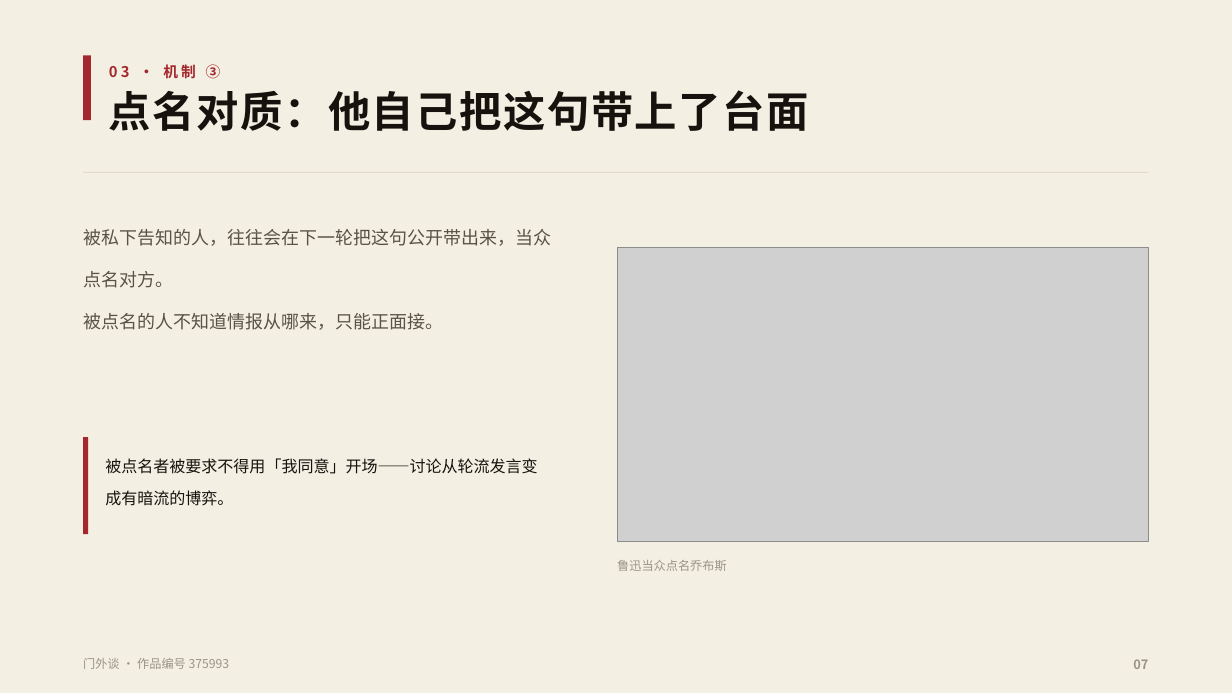
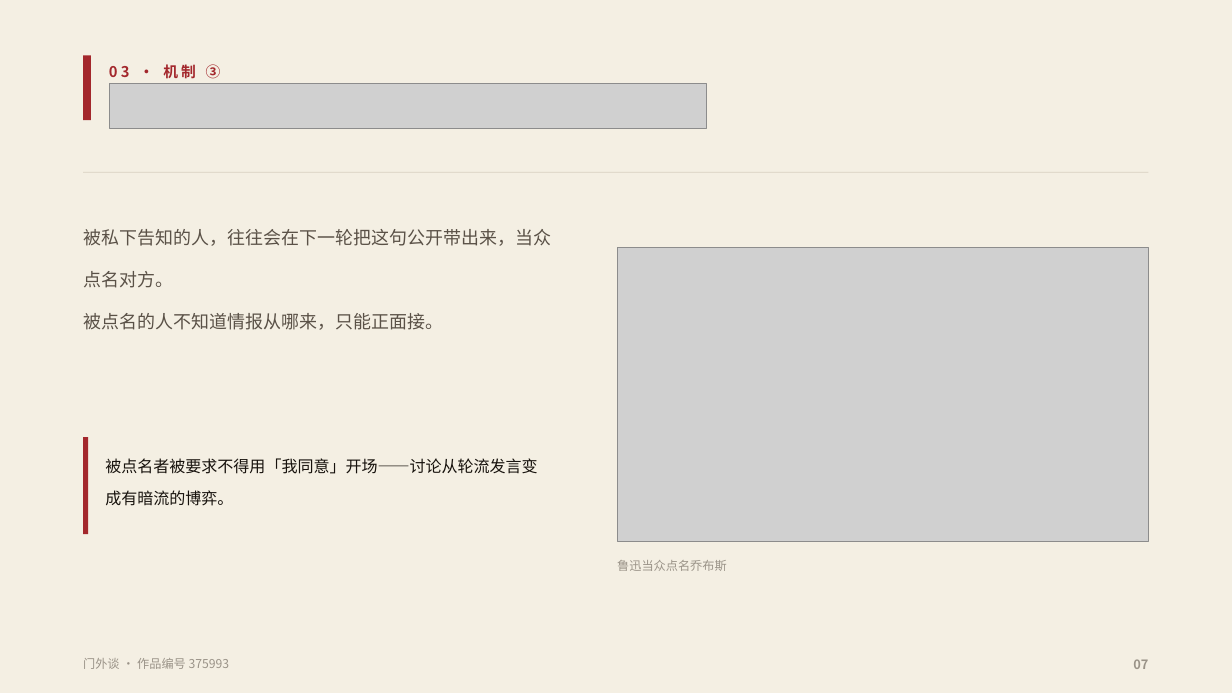
Before and after one commit to fsh114514/menwaitan, a slide deck: slide 7 of competition/答辩PPT.pptx. Drawn at 1232x693 pixels with LibreOffice and Linux fonts; fonts in the diff are those of the drawing; grey boxes stand for pictures. Boxes give left, top, right and bottom in pixels: in the first picture for what was removed or moved away, otherwise in the second. Text is boxed around its words. In the diff, an @@ line names an element or a change of style, - is before the commit and + after.

```diff
--- a/competition/答辩PPT.pptx
+++ b/competition/答辩PPT.pptx
@@ picture added at <box>109,83,706,128</box> @@
@@ text removed at <box>109,90,809,131</box> @@
-点名对质：他自己把这句带上了台面
```
Also in this commit, not shown: 10 other slides changed, 2 other files.
